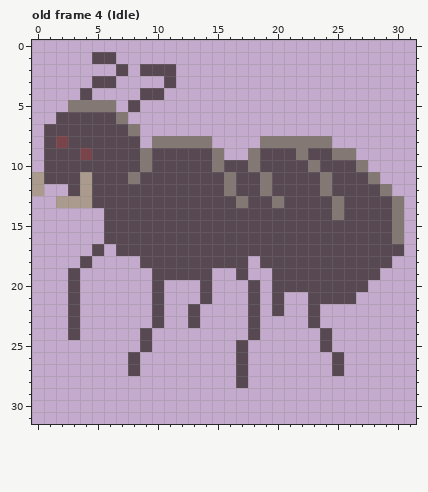
One commit to this pixel-art file: assets/enemy.aseprite. The first picture shows the starting point.
32x32 pixels, 7 frames. Shown: old frame 4 (Idle).
Now the later version:
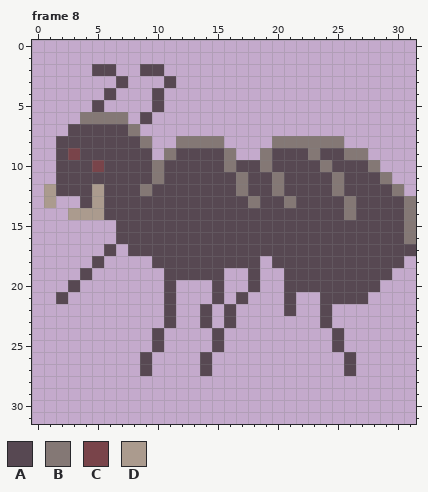
Palette (. is transparent): A #574852  B #847875  C #79444a  D #ab9b8e
A new or re-ordered frame is compared with the old frame closest to it.
Diff:
frames 7 -> 8
Changed rows in their new state; - is an unchanged pixel.
Frame 8 is new; against old frame 4 (Idle):
first column x 0:
 1 -----..-------------------------
 2 -----AA.---.--------------------
 3 -----..A------------------------
 4 ----.-A--.----------------------
 5 ---..A.-.-A---------------------
 6 --..BBB--A----------------------
 7 -..-----------------------------
 8 -.A------B..---B---.-----B------
 9 -.-CA----A.B---AB-.B--AB-A-B----
10 -.---C---AB----AB-AB---AB--AB---
11 ..--A---A-B-----AB-AB---AB--AB--
12 .DA-AD---B------AB-AB---AB---AB-
13 -D..AD-----------AB-AB---AB---AB
14 ---DDD-------------------AB---AB
15 ------.-----------------------AB
16 ------.-----------------------AB
17 -----.A.-----------------------A
18 ----.A---.--------A.----------A-
19 ---.A-----.----A-.A-.--------A--
20 ----------.A--.A----.-------A---
21 --A.------.A--.A-A.-.A-.---A----
22 ---.------.A-.A-A-.-.A-.A-------
23 ---.------.A-.A-A-.----.A-------
24 ---.-----.A----A--.-----.A------
25 ---------.A----A-.------.A------
26 --------.A----A--.-------.A-----
27 --------.A----A--.-------.A-----
28 -----------------.--------------
Pixel boxes of the changes (left, top, right, bottom) in both pictures:
changed: (32, 52, 416, 388)
